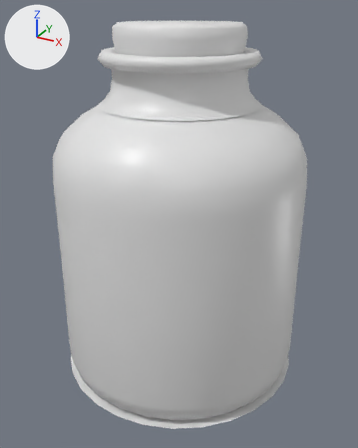
Two versions of the FBX model ghost_jar/GhostJar_UGC.fbx, one commit apart.
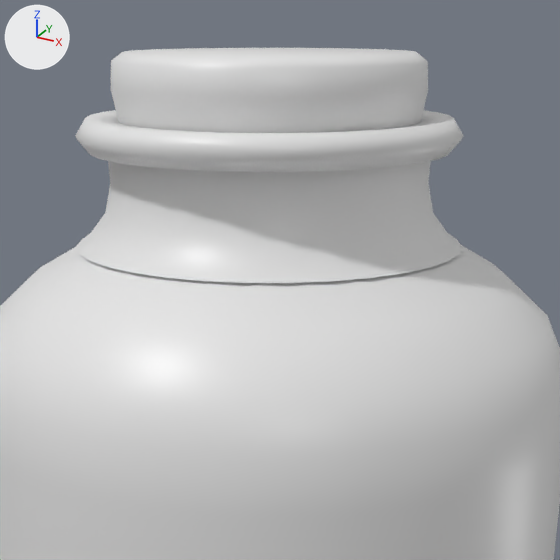
Old and new are each drawn whole from a camera (50 mm lens) standing at (0.771, -1.408, 1.227) and looking at (0.01, -0.023, 0.534) and again close up on the part from 18% to 85% of the width and 0% to 53% of the height. Arrows for +X, +Y and +Z are at upper left; the lights stay in place. The last two pictures show the newer version. Vertices at exactly the same position are counted once.

Objects in the first close-up: 'GhostJar_UGC'.
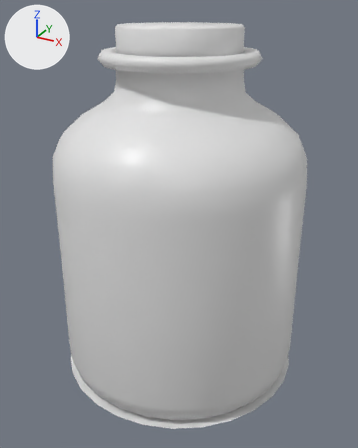
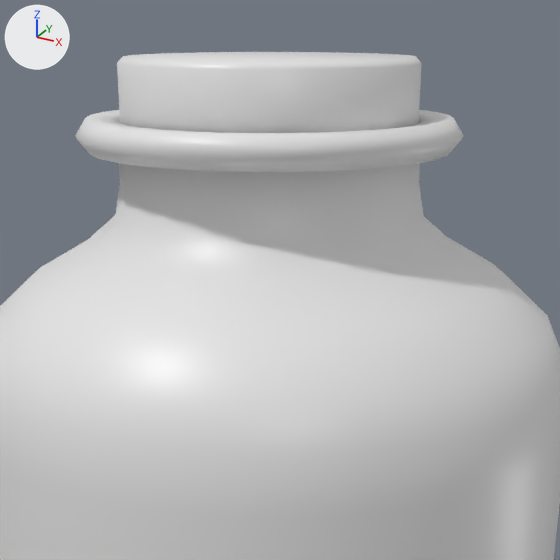
The edits, one by one:
me_ghostjar_ugc is used by ob_ghostjar_ugc; location (0.0, 0.0, 0.0).
me_ghostjar_ugc had 1823 vertices, 3432 faces and spanned x -0.424..0.424, y -0.424..0.424, z 0.0..1.183.
me_ghostjar_ugc now has 1615 vertices, 3080 faces and spans x -0.424..0.424, y -0.424..0.424, z 0.0..1.177.
me_ghostjar_ugc part 1: the loose piece of 160 vertices spanning x -0.26..0.26, y -0.26..0.26, z 0.942..1.067 is deleted.
Part 2, on me_ghostjar_ugc:
57 vertices are removed from x -0.196..0.196, y -0.196..0.196, z 0.946..1.171.
152 faces are deleted.
25 vertices in x -0.187..0.187, y -0.187..0.187, z 1.183 move by (0.0, 0.0, -0.006).
40 vertices move from x -0.205..0.205, y -0.205..0.205, z 1.138..1.171 to x -0.195..0.195, y -0.195..0.195, z 1.039..1.169.
9 vertices are added at x -0.169..0.169, y -0.169..0.169, z 1.039..1.169.
56 new faces join them.

Changed parts and their boxes (x1, y1, x2, y2) in the close-ups (560 x 560 px):
'GhostJar_UGC', reshaped
    before: (0, 48, 560, 560)
    after: (0, 52, 560, 560)
part 1 of me_ghostjar_ugc, deleted
    before: (77, 161, 462, 283)
part 2 of me_ghostjar_ugc, cut back
    before: (111, 48, 428, 133)
    after: (117, 52, 421, 133)
